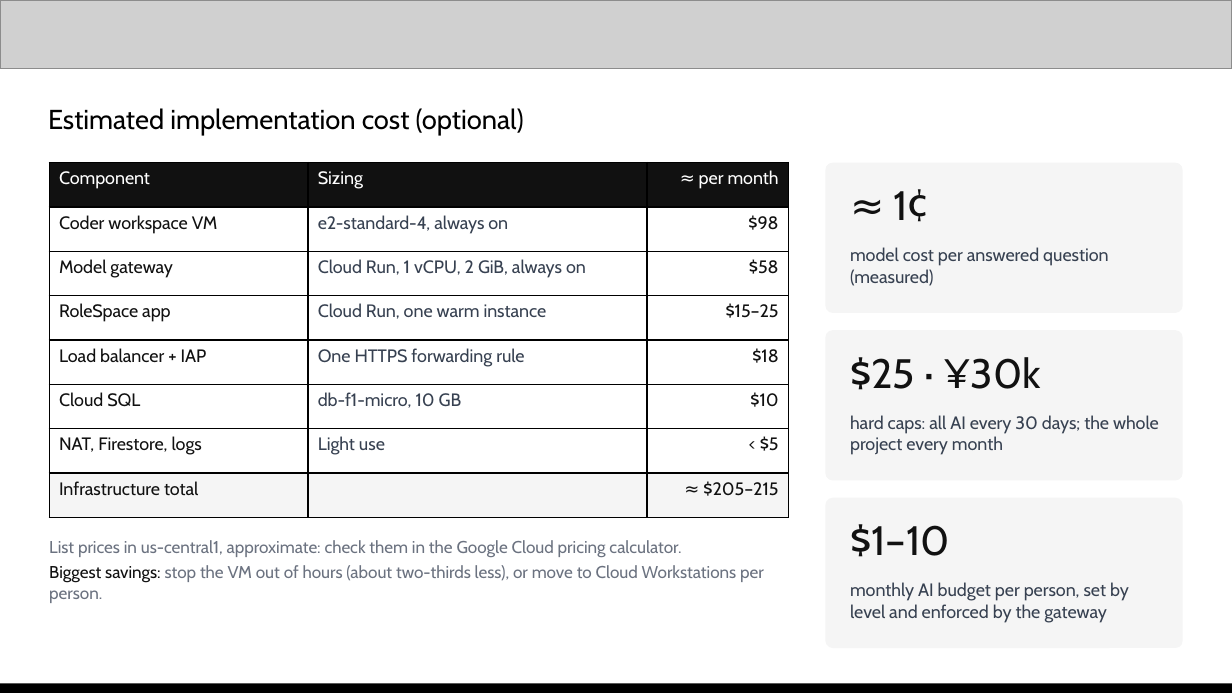
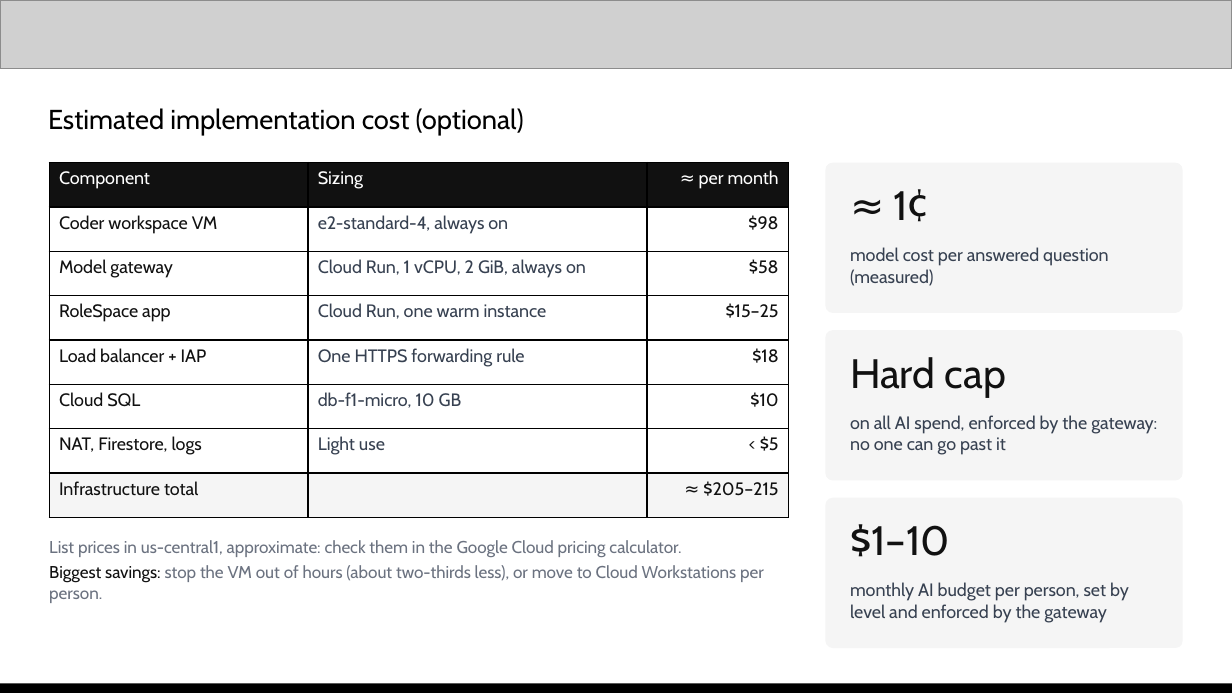
Before and after one commit to praveensaharan/RoleSpace, a slide deck: slide 14 of docs/deck/RoleSpace-AI-Builder-Cup-submission.pptx (slide 12 before the commit). Drawn at 1232x693 pixels with LibreOffice and Linux fonts; fonts in the diff are those of the drawing; grey boxes stand for pictures. Boxes give left, top, right and bottom in pixels: in the first picture for what was removed or moved away, otherwise in the second. Text is boxed around its words. In the diff, an @@ line names an element or a change of style, - is before the commit and + after.

```diff
--- a/docs/deck/RoleSpace-AI-Builder-Cup-submission.pptx
+++ b/docs/deck/RoleSpace-AI-Builder-Cup-submission.pptx
@@ text at <box>850,357,1006,398</box>: text changed @@
-$25 · ¥30k
+Hard cap
@@ text at <box>850,415,1157,455</box>: text changed @@
-hard caps: all AI every 30 days; the whole project every month
+on all AI spend, enforced by the gateway: no one can go past it
```
Also in this commit, not shown: 8 other slides changed, 2 slides added, 13 other files.
